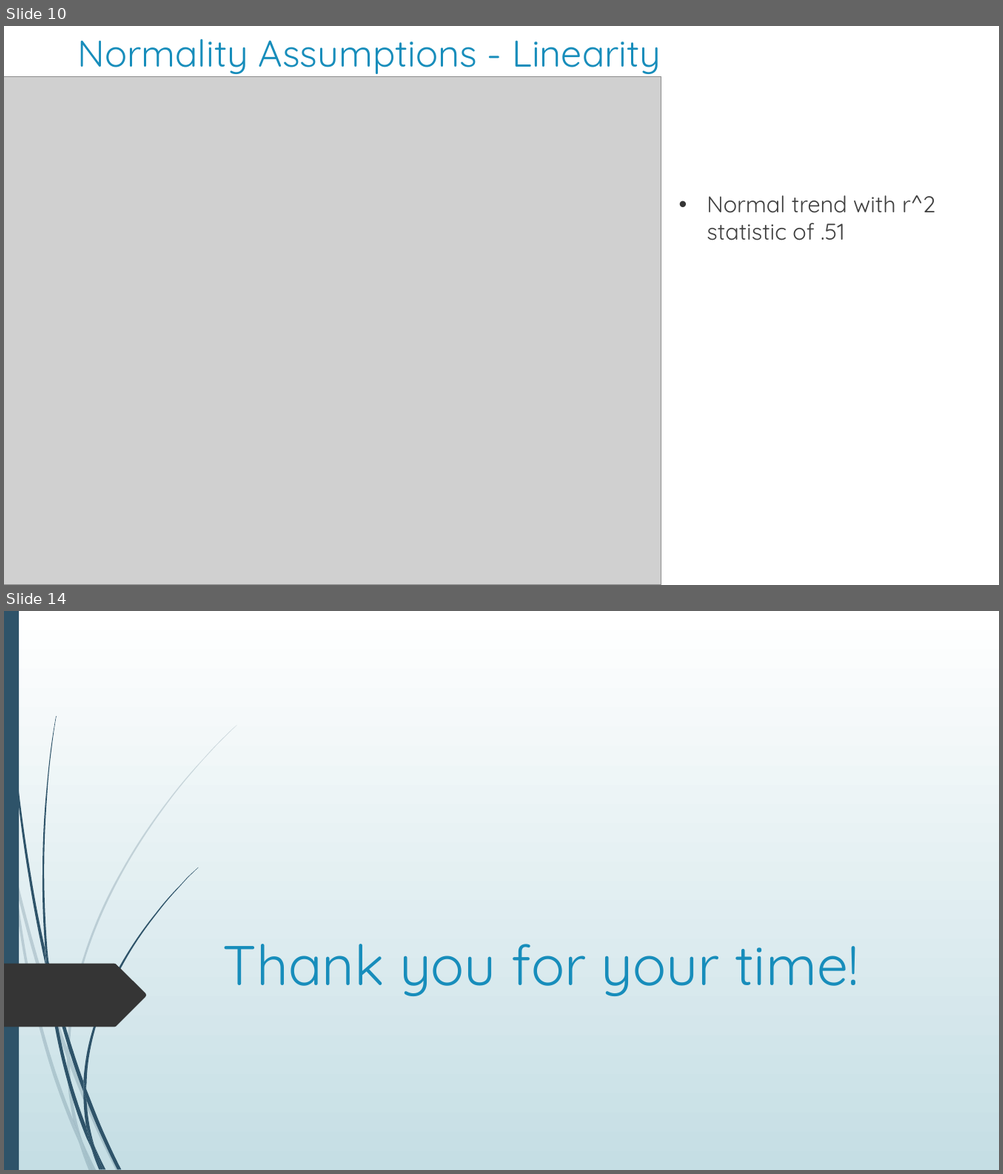
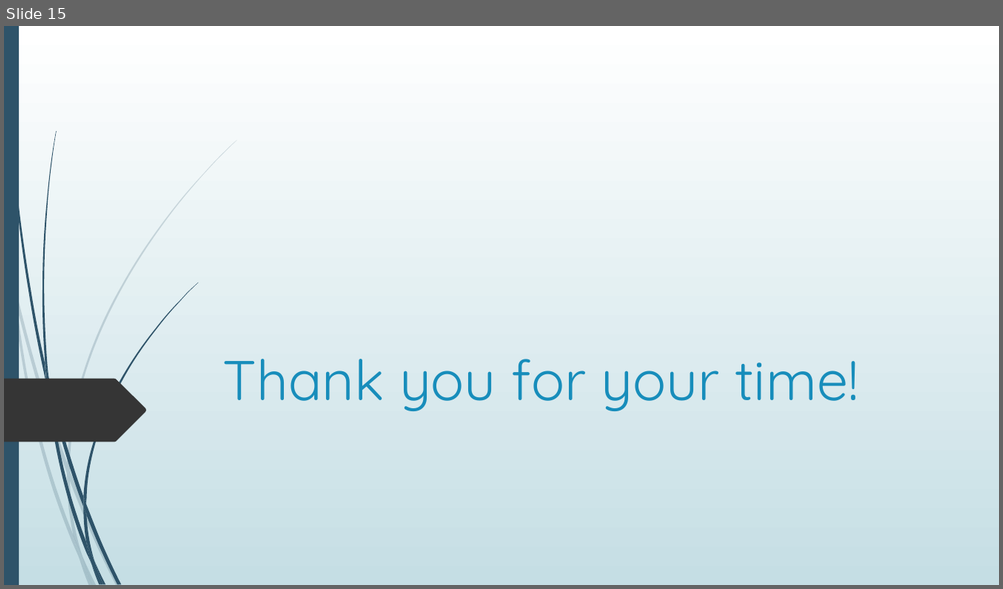
Before and after one commit to justingrisanti/dsc-phase-3-project, a slide deck: Module 3 Final Project Presentation.pptx. Shown one above the other, each under a label of ours: slides 10 and 14 before the commit, slide 15 after it; the slides between them are not shown. The pictures are 1003x1174 and 1003x589 pixels, drawn with LibreOffice and Linux fonts; fonts in the diff are those of the drawing; grey boxes stand for pictures. Boxes give left, top, right and bottom in pixels: in the first picture for what was removed or moved away, otherwise in the second. Text is boxed around its words. In the diff, an @@ line names an element or a change of style, - is before the commit and + after.

```diff
--- a/Module 3 Final Project Presentation.pptx
+++ b/Module 3 Final Project Presentation.pptx
@@ slide 10 removed at bbox=[4, 26, 999, 585], background #FFFFFF; not listed: 11 template elements that a slide beside it also shows @@
@@ rectangle removed at bbox=[4, 26, 27, 77] @@
@@ title removed at bbox=[77, 39, 660, 77] @@
-Normality Assumptions - Linearity
@@ freeform shape removed at bbox=[4, 84, 134, 125] @@
@@ picture removed at bbox=[4, 77, 661, 585] @@
@@ text removed at bbox=[706, 195, 935, 241] @@
-• Normal trend with r^2 statistic of .51
@@ what was slide 14 is now slide 15 @@
```
Also in this commit, not shown: 5 slides changed, 9 slides added, 7 other slides removed, 9 other files.
